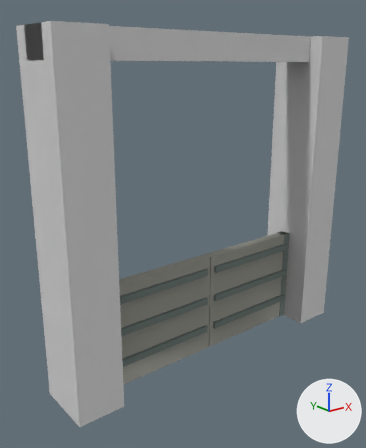
Before and after pictures for a commit that changed the FBX model entregas/teo-modelado/puerta-via/SM_PuertaVia_v4_Blindada_e0_Sano_LOD1.fbx.
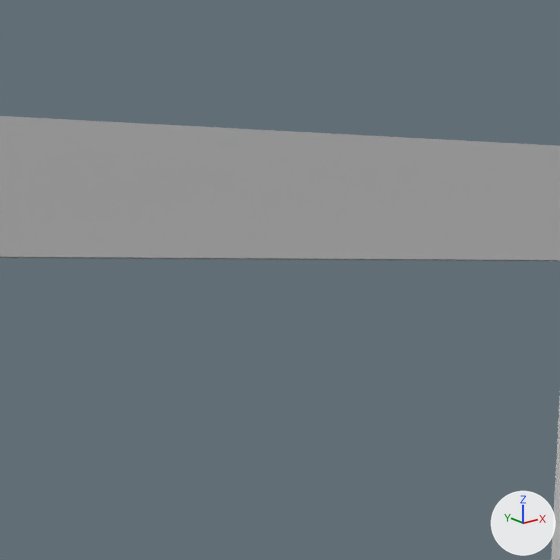
There are two pictures of each version: one whole from a 50 mm lens placed at (-6.57, -7.4, 5.93), pointed at (-0.47, 0.23, 2.88), one close up on the part from 39% to 75% of the width and 0% to 30% of the height. The axes (+X, +Y, +Z) are drawn at lower right. The lights are the same throughout. The last two pictures show the newer version. Where no turn or scale is listed for an object, it has been applied to the vertices.

The scene before the commit, as lines of its bpy script (objects in view):
```python
me_sm_puerta_via_v16_lod1_001 = bpy.data.meshes.new('SM_puerta_via_v16_LOD1.001')
me_sm_puerta_via_v16_lod1_001.from_pydata(...)  # a box spanning x -3.4..-2.5, y -0.6..0.6, z 0.0..6.5; a box spanning x 2.5..3.4, y -0.6..0.6, z 0.0..6.5; a box spanning x -3.4..3.4, y -0.3..0.3, z 6.0..6.5
me_sm_puerta_via_v16_lod1_001.materials.append(mat_mat_paleta32)  # picture img_t_paleta32_png
ob_sm_puerta_via_v16_lod1 = bpy.data.objects.new('SM_puerta_via_v16_LOD1', me_sm_puerta_via_v16_lod1_001)
ob_sm_puerta_via_v16_lod1.location = (0.0, 0.0, 0.0)
```
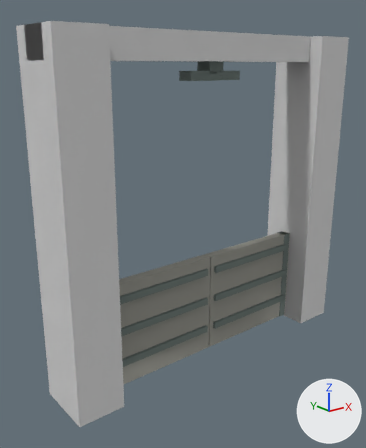
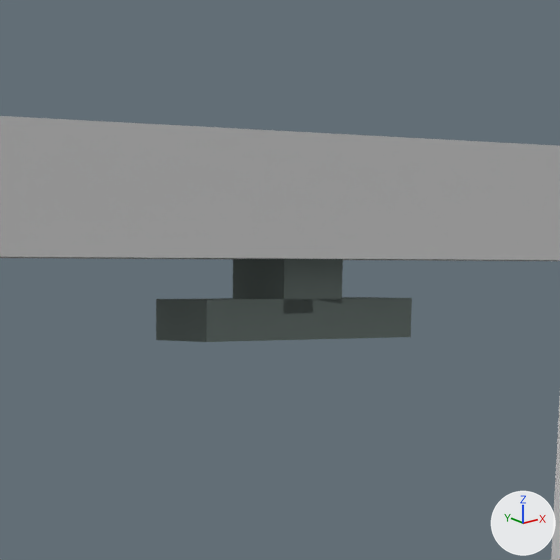
What the commit changed:
me_sm_puerta_via_v16_lod1_001 is used by ob_sm_puerta_via_v16_lod1; location (0.0, 0.0, 0.0).
me_sm_puerta_via_v16_lod1_001 had 24 vertices, 18 faces and spanned x -3.4..3.4, y -0.6..0.6, z 0.0..6.5.
me_sm_puerta_via_v16_lod1_001 now has 40 vertices, 30 faces and spans x -3.4..3.4, y -0.6..0.6, z 0.0..6.5.
me_sm_puerta_via_v16_lod1_001 part 1: a new loose piece, a box spanning x -0.17..0.17, y -0.17..0.17, z 5.78..6.03, in mat_mat_paleta32 (picture img_t_paleta32_png).
me_sm_puerta_via_v16_lod1_001 part 2: a new loose piece, a box spanning x -0.6..0.6, y -0.17..0.17, z 5.66..5.84, in mat_mat_paleta32 (picture img_t_paleta32_png).

Boxes [x1, y1, x2, y2] around the edits, measured in the close-ups (560 x 560 px):
part 1 of me_sm_puerta_via_v16_lod1_001, added
    after: [233, 259, 343, 313]
part 2 of me_sm_puerta_via_v16_lod1_001, added
    after: [156, 297, 412, 342]
